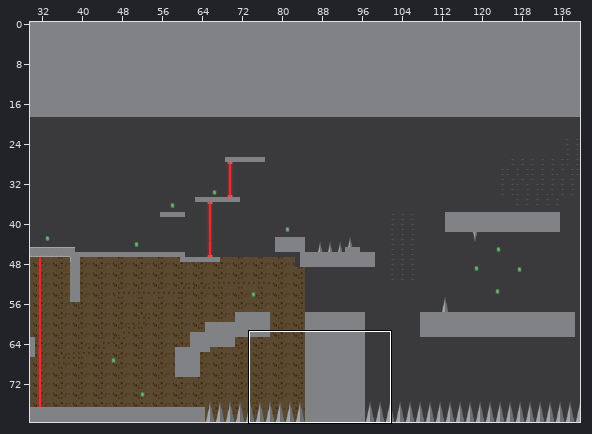
Level history. Tiled map (JSON): assets/Tilemaps/Map2.json. The picture above shows the old version from afar; the outline marks the close-up.
Close-up. First the earlier version:
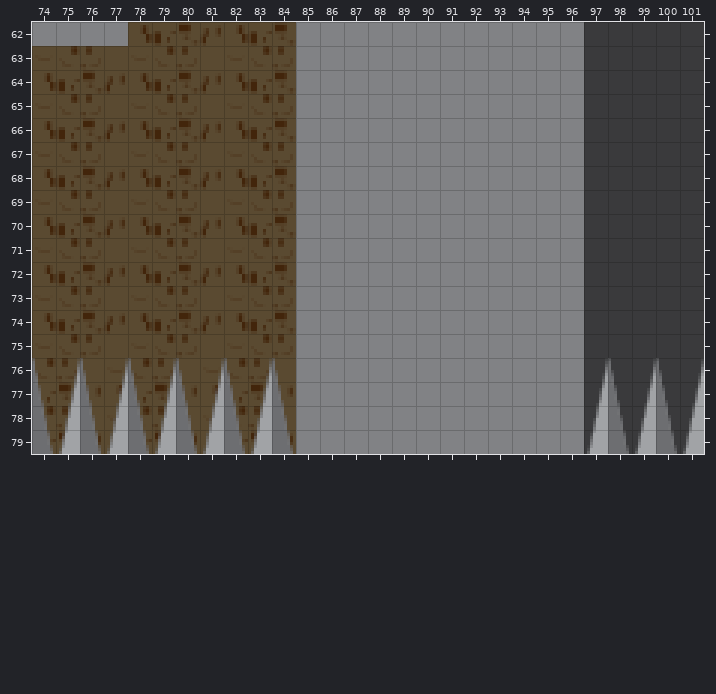
Cells are 8x8 px. Shown: x 74..101, y 62..79. The commit also changed other parts of the map, which this record leaves out.
The same view after the edit:
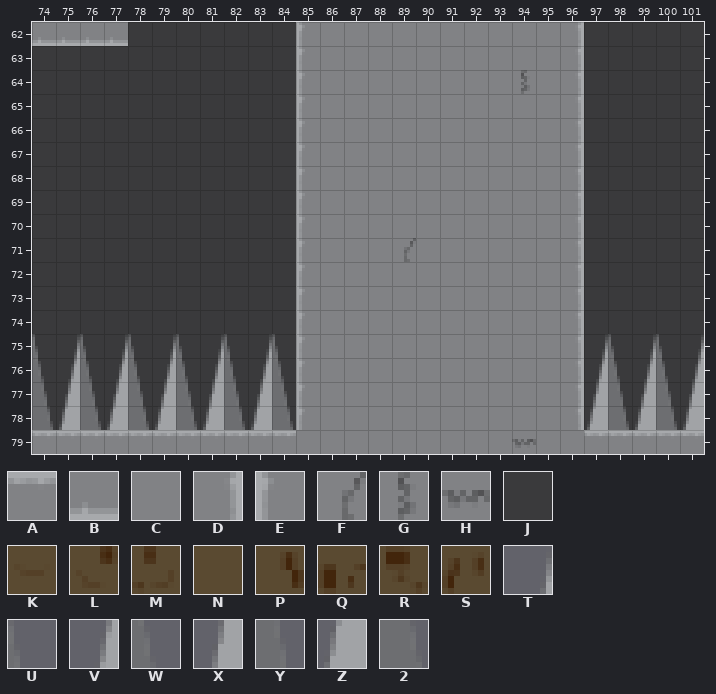
Key: from "tileset1": A 0, B 1, C 3, D 8, E 9, F 10, G 11, H 11 turned 90, J 19, K 32, L 33, M 34, N 35, P 40, Q 41, R 42, S 43; from "tileset2": T 78, U 79, V 94, W 95, X 110, Y 111, Z 126, 2 127.
_ is an empty cell, # one hidden under a higher layer.
From old to new:
Layer "BG":
y 62: x 78..84 PQRSPQR -> JJJJJJJ
y 63: x 74..84 KLMNKLMNKLM -> JJJJJJJJJJJ
y 64: x 74..84 PQRSPQRSPQR -> JJJJJJJJJJJ
y 65: x 74..84 KLMNKLMNKLM -> JJJJJJJJJJJ
y 66: x 74..84 PQRSPQRSPQR -> JJJJJJJJJJJ
y 67: x 74..84 KLMNKLMNKLM -> JJJJJJJJJJJ
y 68: x 74..84 PQRSPQRSPQR -> JJJJJJJJJJJ
y 69: x 74..84 KLMNKLMNKLM -> JJJJJJJJJJJ
y 70: x 74..84 PQRSPQRSPQR -> JJJJJJJJJJJ
y 71: x 74..84 KLMNKLMNKLM -> JJJJJJJJJJJ
y 72: x 74..84 PQRSPQRSPQR -> JJJJJJJJJJJ
y 73: x 74..84 KLMNKLMNKLM -> JJJJJJJJJJJ
y 74: x 74..84 PQRSPQRSPQR -> JJJJJJJJJJJ
y 75: x 74..84 KLMNKLMNKLM -> JJJJJJJJJJJ
y 76: x 74..84 LMNKLMNKLMN -> JJJJJJJJJJJ
y 77: x 74..84 QRSPQRSPQRS -> JJJJJJJJJJJ
y 78: x 74..84 LMNKLMNKLMN -> JJJJJJJJJJJ
y 79: x 74..84 QRSPQRSPQRS -> ###########
Layer "Hazard":
y 75: x 74..84 ___________ -> UTUTUTUTUTU; x 97..101 _____ -> TUTUT
y 76: x 74..84 UTUTUTUTUTU -> WVWVWVWVWVW; x 97..101 TUTUT -> VWVWV
y 77: x 74..84 WVWVWVWVWVW -> YXYXYXYXYXY; x 97..101 VWVWV -> XYXYX
y 78: x 74..84 YXYXYXYXYXY -> 2Z2Z2Z2Z2Z2; x 97..101 XYXYX -> Z2Z2Z
y 79: x 74..84 2Z2Z2Z2Z2Z2 -> ###########; x 97..101 Z2Z2Z -> #####
Layer "Terrain":
y 62: x 74..77 CCCC -> BBBB; x 85 C -> E; x 96 C -> D
y 63: x 85 C -> E; x 96 C -> D
y 64: x 85 C -> E; x 94 C -> G; x 96 C -> D
y 65..70: x 85 C -> E; x 96 C -> D
y 71: x 85 C -> E; x 89 C -> F; x 96 C -> D
y 72..78: x 85 C -> E; x 96 C -> D
y 79: x 74..84 ___________ -> AAAAAAAAAAA; x 94 C -> H; x 97..101 _____ -> AAAAA
